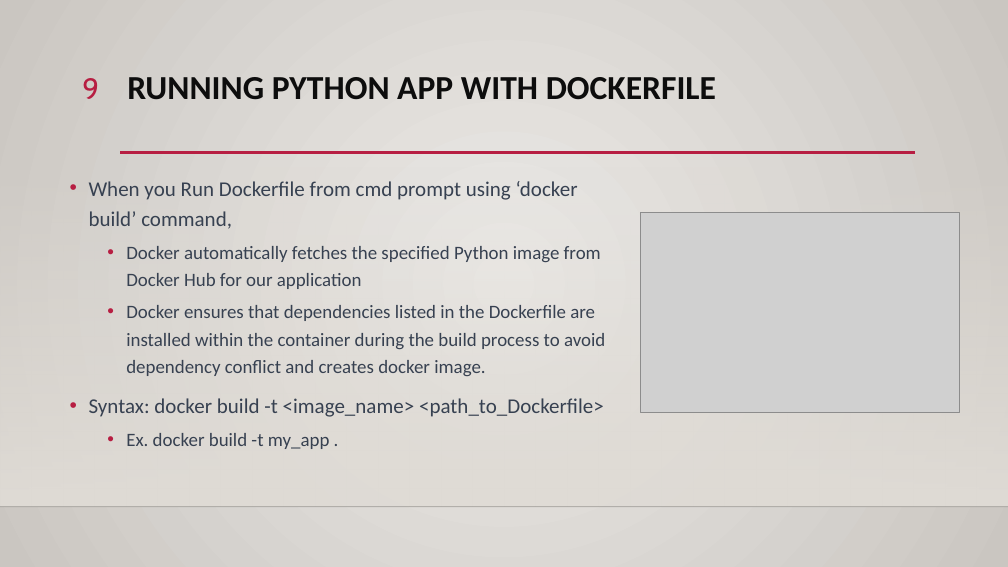
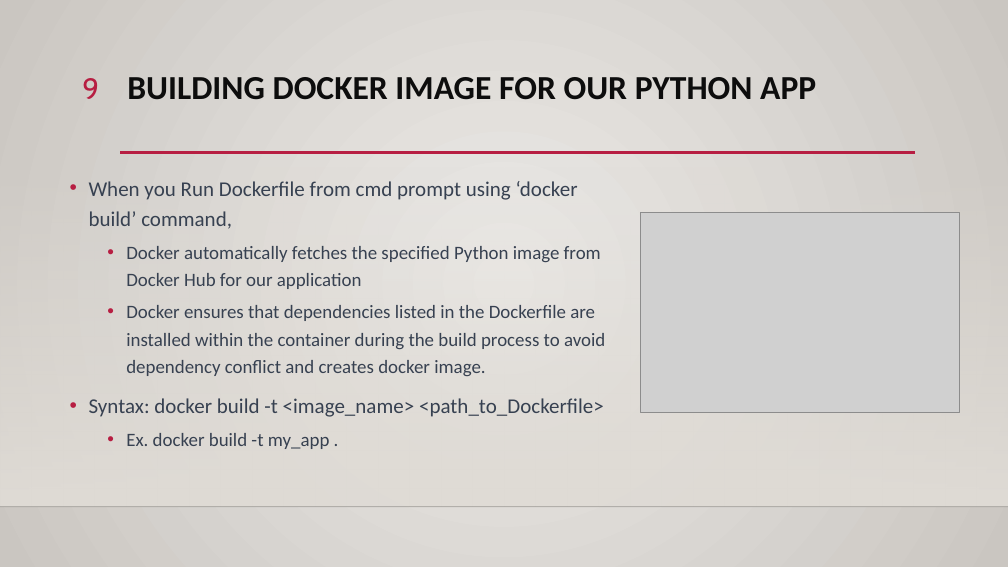
Before and after one commit to ddum-sutd/docker_workshop, a slide deck: slide 9 of Docker_workshop.pptx. Drawn at 1008x567 pixels with LibreOffice and Linux fonts; fonts in the diff are those of the drawing; grey boxes stand for pictures; background and template pictures are left out. Boxes give left, top, right and bottom in pixels: in the first picture for what was removed or moved away, otherwise in the second. Text is boxed around its words. In the diff, an @@ line names an element or a change of style, - is before the commit and + after.

```diff
--- a/Docker_workshop.pptx
+++ b/Docker_workshop.pptx
@@ title at box(127, 77, 816, 100): text changed @@
-RUNNING PYTHON APP WITH DOCKERFILE
+BUILDING DOCKER IMAGE FOR OUR PYTHON APP
```
Also in this commit, not shown: 1 other slide changed, 1 other file.
